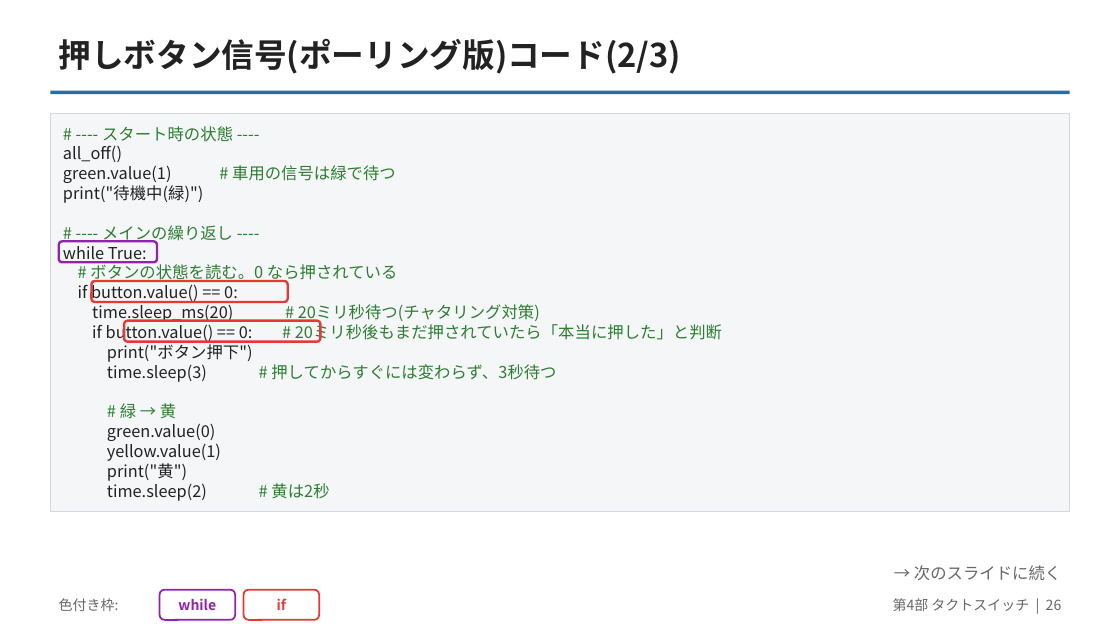
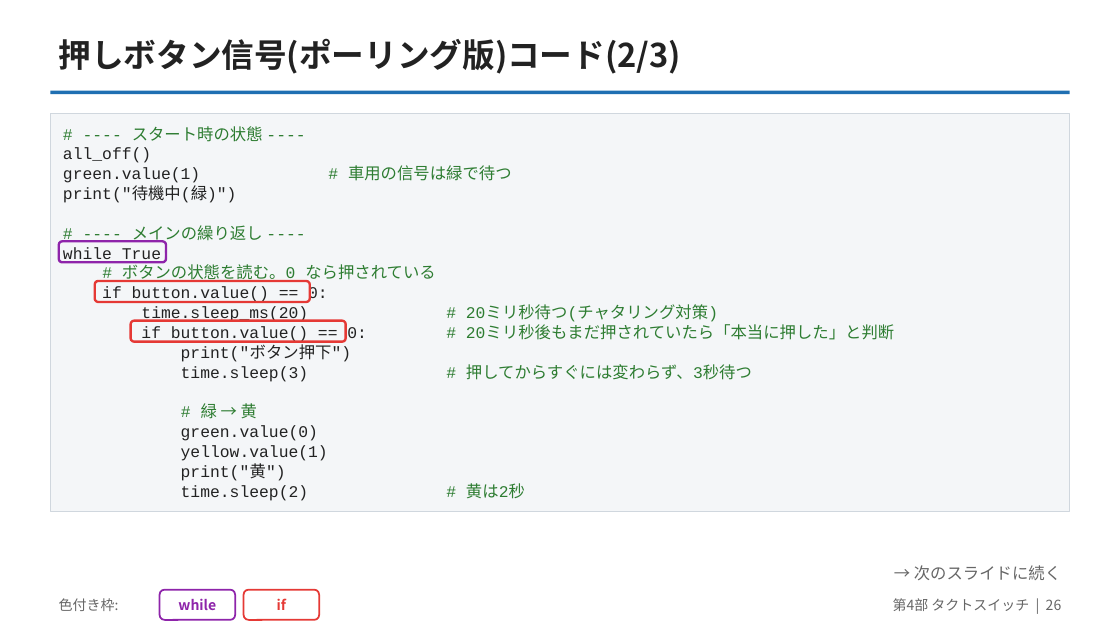
Before and after one commit to yuracode/isiot, a slide deck: slide 26 of slides/pico_sensor_intro.pptx. Drawn at 1120x630 pixels with LibreOffice and Linux fonts; fonts in the diff are those of the drawing. Boxes give left, top, right and bottom in pixels: in the first picture for what was removed or moved away, otherwise in the second. Text is boxed around its words. In the diff, an @@ line names an element or a change of style, - is before the commit and + after.

```diff
--- a/slides/pico_sensor_intro.pptx
+++ b/slides/pico_sensor_intro.pptx
@@ text "# ---- スタート時の状態 ----" at (63,126,894,501): font Noto Sans CJK JP to Courier New @@
@@ rounded rectangle: place and size @@
-rounded rectangle at (59,241,157,262)
+rounded rectangle at (59,241,166,262)
@@ rounded rectangle: place and size @@
-rounded rectangle at (92,281,288,302)
+rounded rectangle at (95,281,310,302)
@@ rounded rectangle: place and size @@
-rounded rectangle at (124,321,321,342)
+rounded rectangle at (131,321,346,342)
```
Also in this commit, not shown: 36 other slides changed, 2 other files.
